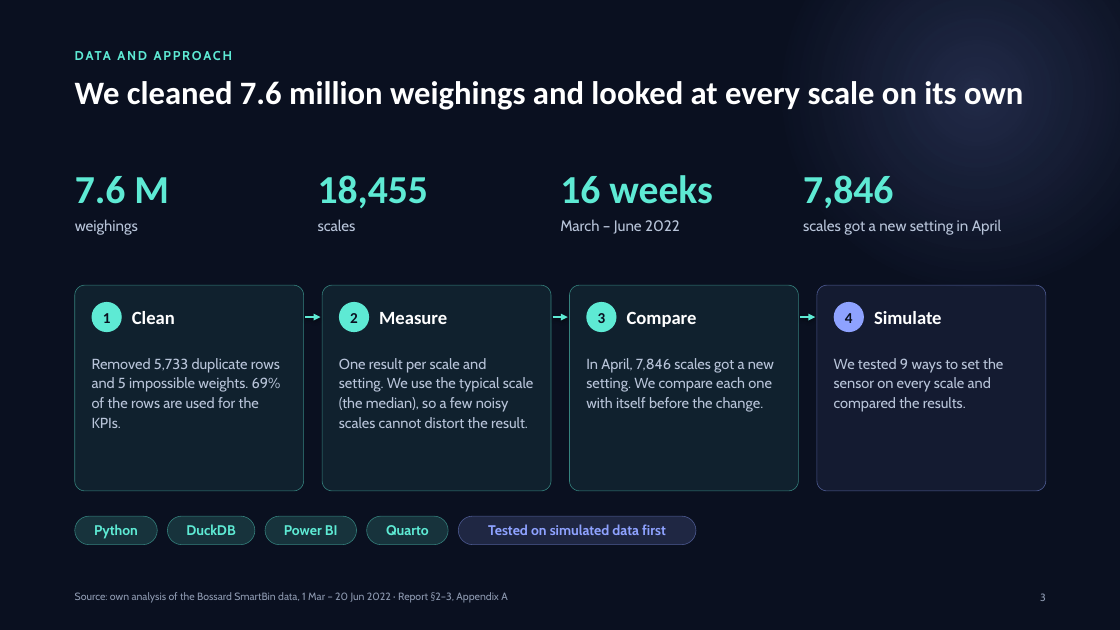
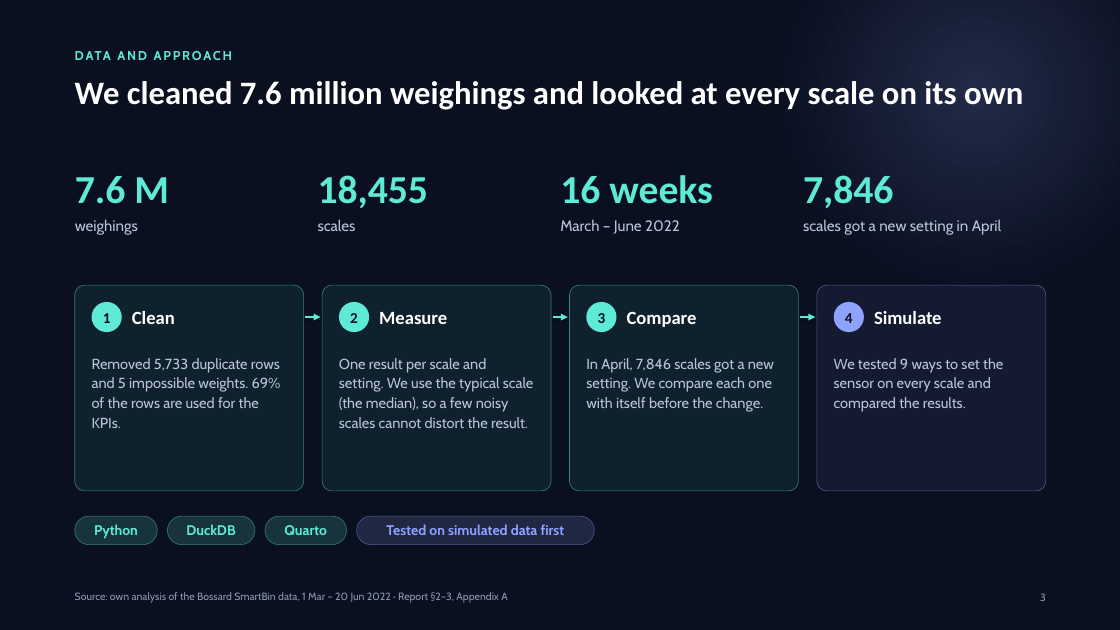
Before and after one commit to erenalpckroglu/smartbin-sensor-optimization, a slide deck: slide 3 of presentation/SmartBin – CTO presentation.pptx. Drawn at 1120x630 pixels with LibreOffice and Linux fonts; fonts in the diff are those of the drawing. Boxes give left, top, right and bottom in pixels: in the first picture for what was removed or moved away, otherwise in the second. Text is boxed around its words. In the diff, an @@ line names an element or a change of style, - is before the commit and + after.

```diff
--- a/presentation/SmartBin – CTO presentation.pptx
+++ b/presentation/SmartBin – CTO presentation.pptx
@@ rounded rectangle "Quarto": place and size @@
-rounded rectangle "Quarto" at [367,516,449,544]
+rounded rectangle "Quarto" at [265,516,346,544]
@@ rounded rectangle removed at [265,516,356,544] @@
-Power BI
@@ rounded rectangle "Tested on simulated data first": place and size @@
-rounded rectangle "Tested on simulated data first" at [459,516,697,544]
+rounded rectangle "Tested on simulated data first" at [357,516,595,544]
```
Also in this commit, not shown: 2 other slides changed, 18 other files.
